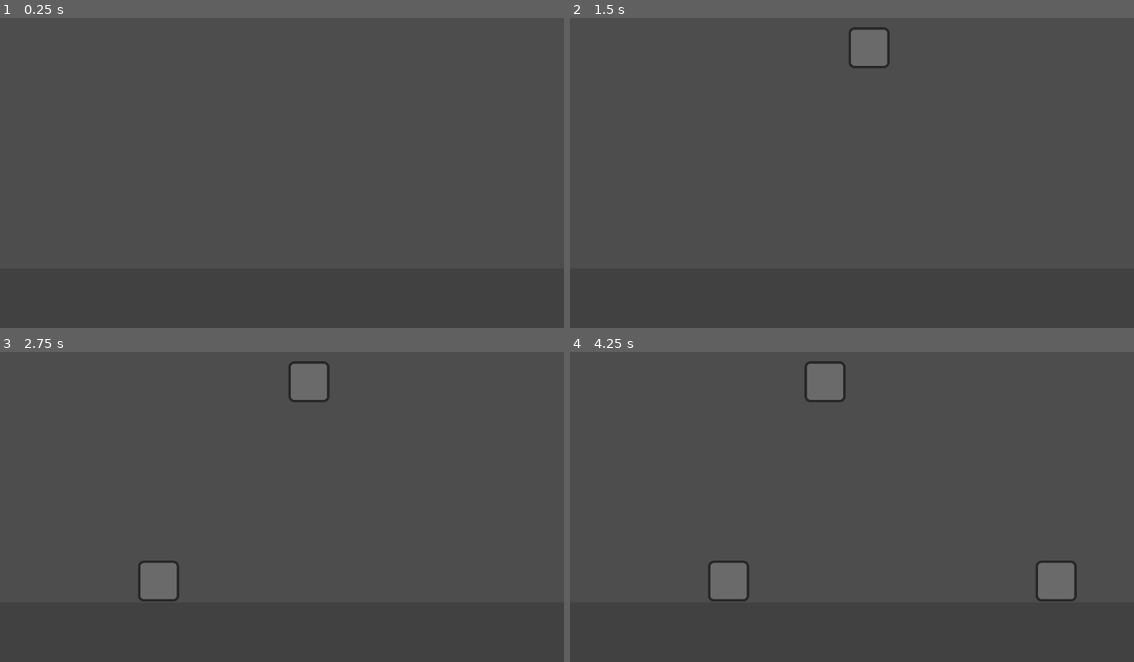
Above: before the commit, frames 1-4 (two rows, left to right).
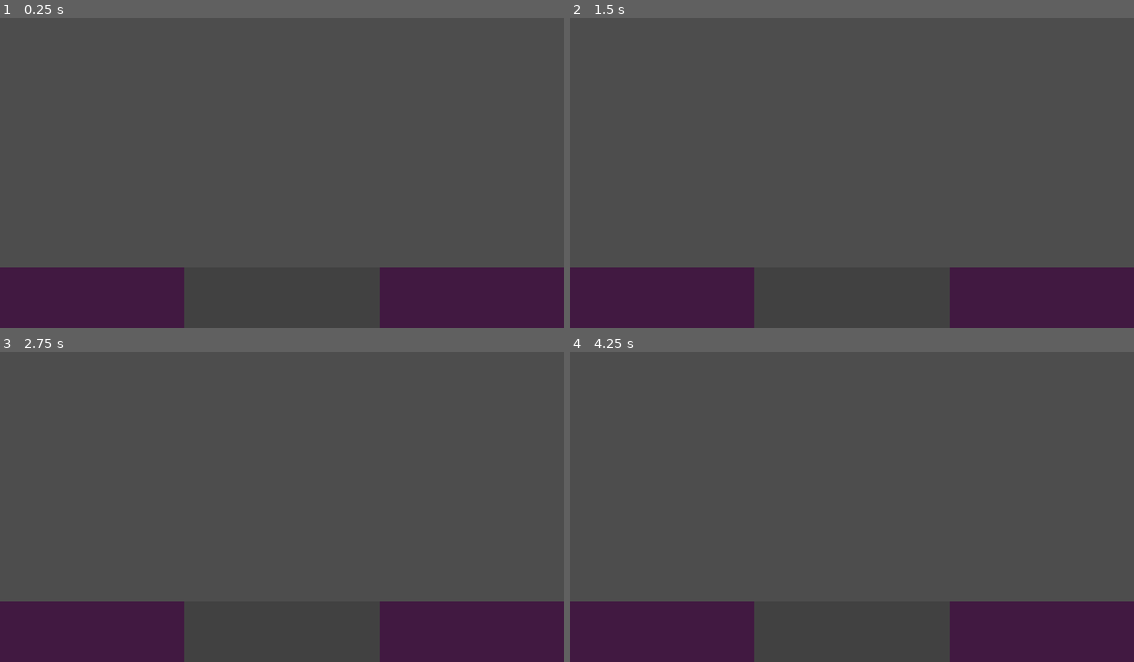
Above: after the commit, the same moments.

Repository: 3deric/Blockgame
Game: Godot game, scene res://scenes/gameLevel.tscn
The game is run twice, just before and just after one commit, with the same random seed, the same clock (stepped at 60 frames per second) and the same inputs.
Inputs:
- Up to frame 1 (0.25 s): no input
- Up to frame 2 (1.5 s): tap Enter at 0.5 s; hold Right (moveRight) 0.53-1.28 s; tap Space (placeInstance) at 0.6 s; tap Alt (rotateInstance, bound only after the commit) at 0.8, 1.35 s; hold Left (moveLeft) from 1.28 s (still down)
- Up to frame 3 (2.75 s): tap Space (placeInstance) at 1.55, 2.1 s; release Left (moveLeft) at 2.03 s; hold Right (moveRight) from 2.03 s (still down); tap Alt (rotateInstance, bound only after the commit) at 2.3 s
- Up to frame 4 (4.25 s): tap Alt (rotateInstance, bound only after the commit) at 2.85, 3.8 s; tap Space (placeInstance) at 3.05, 3.6 s; release Right (moveRight) at 3.53 s; hold Left (moveLeft) from 3.53 s (still down); tap W (debugEndGame, bound only after the commit) at 4.15 s

The runs differ from the first frame. In frame 1, 13% of the frame differs, in the area x 0-100%, y 80-100%; in frame 2, 14%; in frame 3, 15%; in frame 4, 15%, in the area x 0-100%, y 2-100%.

Commit message:
Added basic game logic, added rotation and movement of instances

Diff:
--- a/Blockgame/prefabs/instanceTest.tscn
+++ b/Blockgame/prefabs/instanceTest.tscn
@@ -8,6 +8,7 @@
 [node name="instanceTest" type="RigidBody2D"]
 freeze = true
 freeze_mode = 1
+continuous_cd = 1
 
 [node name="CollisionShape2D" type="CollisionShape2D" parent="."]
 shape = SubResource("RectangleShape2D_6ow6u")
--- a/Blockgame/project.godot
+++ b/Blockgame/project.godot
@@ -36,6 +36,21 @@
 "events": [null, Object(InputEventKey,"resource_local_to_scene":false,"resource_name":"","device":-1,"window_id":0,"alt …(188 unchanged characters)…
 ]
 }
+rotateInstance={
+"deadzone": 0.5,
+"events": [Object(InputEventKey,"resource_local_to_scene":false,"resource_name":"","device":-1,"window_id":0,"alt_pressed":false,"shift_pressed":false,"ctrl_pressed":false,"meta_pressed":false,"pressed":false,"keycode":0,"physical_keycode":4194328,"key_label":0,"unicode":0,"echo":false,"script":null)
+]
+}
+debugStartGame={
+"deadzone": 0.5,
+"events": [Object(InputEventKey,"resource_local_to_scene":false,"resource_name":"","device":-1,"window_id":0,"alt_pressed":false,"shift_pressed":false,"ctrl_pressed":false,"meta_pressed":false,"pressed":false,"keycode":0,"physical_keycode":81,"key_label":0,"unicode":113,"echo":false,"script":null)
+]
+}
+debugEndGame={
+"deadzone": 0.5,
+"events": [Object(InputEventKey,"resource_local_to_scene":false,"resource_name":"","device":-1,"window_id":0,"alt_pressed":false,"shift_pressed":false,"ctrl_pressed":false,"meta_pressed":false,"pressed":false,"keycode":0,"physical_keycode":87,"key_label":0,"unicode":119,"echo":false,"script":null)
+]
+}
 
 [rendering]
 
--- a/Blockgame/scenes/gameLevel.tscn
+++ b/Blockgame/scenes/gameLevel.tscn
@@ -1,25 +1,65 @@
-[gd_scene load_steps=5 format=3 uid="uid://dk11w7ogqig7f"]
+[gd_scene load_steps=6 format=3 uid="uid://dk11w7ogqig7f"]
 
 [ext_resource type="Script" path="res://scripts/gameLogic.gd" id="1_kjsau"]
 [ext_resource type="PackedScene" uid="uid://cx8nekcu4cmbx" path="res://prefabs/instanceTest.tscn" id="2_c527s"]
 [ext_resource type="Texture2D" uid="uid://gtfwsgimqbp1" path="res://textures/bg.png" id="3_fk3ep"]
 
-[sub_resource type="WorldBoundaryShape2D" id="WorldBoundaryShape2D_sq16m"]
+[sub_resource type="SegmentShape2D" id="SegmentShape2D_e2bu5"]
+a = Vector2(-200, 0)
+b = Vector2(200, 0)
+
+[sub_resource type="GDScript" id="GDScript_1seh5"]
+script/source = "extends StaticBody2D
+
+# Called when the node enters the scene tree for the first time.
+func _ready():
+	pass # Replace with function body.
+
+
+# Called every frame. 'delta' is the elapsed time since the previous frame.
+func _process(delta):
+	pass
+"
 
 [node name="scene" type="Node2D"]
 script = ExtResource("1_kjsau")
 instanceScene = ExtResource("2_c527s")
-speed = 300.0
+movementSpeed = 300.0
 
 [node name="Camera2D" type="Camera2D" parent="."]
 offset = Vector2(0, -200)
 
-[node name="StaticBody2D" type="StaticBody2D" parent="."]
+[node name="StaticBody2DCenter" type="StaticBody2D" parent="."]
 
-[node name="Sprite2D" type="Sprite2D" parent="StaticBody2D"]
-position = Vector2(0, 101)
-scale = Vector2(3.14, 0.495)
+[node name="Sprite2D" type="Sprite2D" parent="StaticBody2DCenter"]
+position = Vector2(0, 100)
+scale = Vector2(1, 0.5)
 texture = ExtResource("3_fk3ep")
 
-[node name="CollisionShape2D" type="CollisionShape2D" parent="StaticBody2D"]
-shape = SubResource("WorldBoundaryShape2D_sq16m")
+[node name="CollisionShape2D" type="CollisionShape2D" parent="StaticBody2DCenter"]
+shape = SubResource("SegmentShape2D_e2bu5")
+
+[node name="StaticBody2DLeft" type="StaticBody2D" parent="."]
+position = Vector2(-400, 0)
+script = SubResource("GDScript_1seh5")
+
+[node name="Sprite2D" type="Sprite2D" parent="StaticBody2DLeft"]
+modulate = Color(1, 0.384314, 1, 1)
+position = Vector2(0, 100)
+scale = Vector2(1, 0.5)
+texture = ExtResource("3_fk3ep")
+
+[node name="CollisionShape2D" type="CollisionShape2D" parent="StaticBody2DLeft"]
+shape = SubResource("SegmentShape2D_e2bu5")
+
+[node name="StaticBody2DRight" type="StaticBody2D" parent="."]
+position = Vector2(400, 0)
+
+[node name="Sprite2D" type="Sprite2D" parent="StaticBody2DRight"]
+modulate = Color(1, 0.384314, 1, 1)
+position = Vector2(0, 100)
+scale = Vector2(1, 0.5)
+texture = ExtResource("3_fk3ep")
+
+[node name="CollisionShape2D" type="CollisionShape2D" parent="StaticBody2DRight"]
+shape = SubResource("SegmentShape2D_e2bu5")
--- a/Blockgame/scripts/gameLogic.gd
+++ b/Blockgame/scripts/gameLogic.gd
@@ -1,7 +1,8 @@
 extends Node2D
 
 @export var instanceScene: Resource = null
-@export var speed: float = 10
+@export var rotationSpeed: float = 10
+@export var movementSpeed: float = 10
 
 var playing = false
 var time = 0.0
@@ -9,23 +10,48 @@
 var instances = []
 
 var input = 0
+var positionX: float = 0
+var speedX: float = 0
+var speedRot : float = 0
+var rot: float = 0
+
+var floorLeft = null
+var floorRight = null
 
 # Called when the node enters the scene tree for the first time.
 func _ready():
-	playing = true
-
+	_initLevel()
 # Called every frame. 'delta' is the elapsed time since the previous frame.
 func _process(delta):
-	time += delta
-	if (Input.is_action_just_pressed("placeInstance")):
-		_releaseInstance()
+	_inputHandler()
+	_gameLoop(delta)
+
+func _initLevel():
+	return
+
+func _gameLoop(delta):
+	if playing == true:
+		time += delta
 
 	if (instance == null and time > 1.0):
 		_placeInstance()
 
+	_movement(delta)
+	_rotation(delta)
+
+func _inputHandler():
+	if (Input.is_action_just_pressed("debugStartGame")):
+		_startGame()
+	if (Input.is_action_just_pressed("debugEndGame")):
+		_endGame()
+	#move instance left and right
 	input = int(Input.is_action_pressed("moveRight")) - int(Input.is_action_pressed("moveLeft"))
-
-	_movement(delta)
+	#place instance when space key is predded
+	if (Input.is_action_just_pressed("placeInstance")):
+		_releaseInstance()
+	#rotate instance when alt key is pressed
+	if (Input.is_action_just_pressed("rotateInstance")):
+		rot += PI / 4
 
 func _placeInstance():
 	if(playing == false or instance != null):
@@ -37,11 +63,17 @@
 func _movement(delta):
 	if(instance == null):
 		return
-	#var posX = instance.position.x
-	#var targetX = posX + input
-	#spdX = lerp(spdX,(targetX - posX) * 0.5, delta * 25)
-	#print (spdX)
-	instance.position.x += input * delta * speed
+	positionX += input * delta * movementSpeed
+	var currentPositionX = instance.position.x
+	speedX = lerp(speedX, (positionX - currentPositionX) * 0.05, delta * 2)
+	instance.position.x += speedX
+
+func _rotation(delta):
+	if(instance == null):
+		return
+	var currentRotation = instance.rotation
+	speedRot = lerp(speedRot, (rot - currentRotation) * 0.1, delta *10)
+	instance.rotation += speedRot
 
 func _releaseInstance():
 	if(instance == null):
@@ -55,3 +87,18 @@
 	#remove instance from active
 	instance = null
 	time = 0.0
+	positionX = 0
+	speedX = 0
+	speedRot = 0
+	rot = 0
+
+func _startGame():
+	playing = true
+	time = 0.0
+	return
+
+func _endGame():
+	playing = false
+	for placedInstance in instances:
+		remove_child(placedInstance)
+	remove_child(instance)
